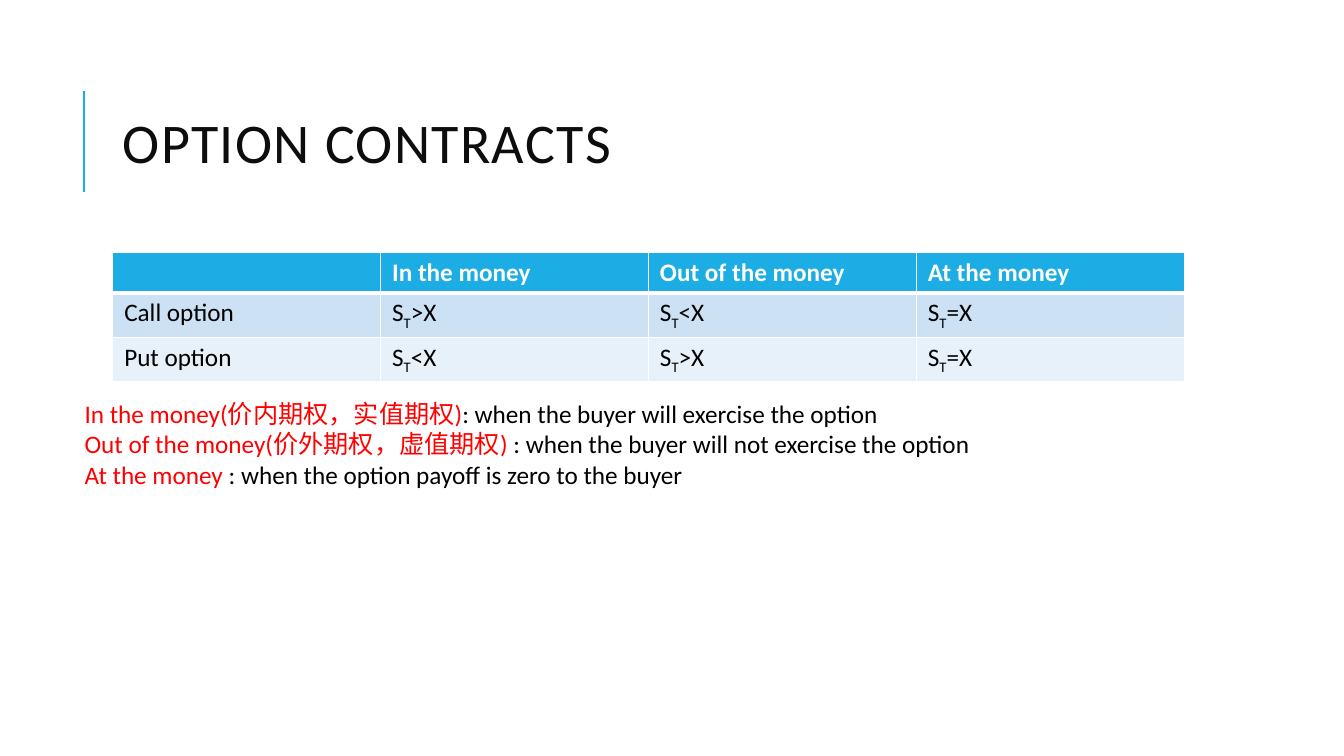
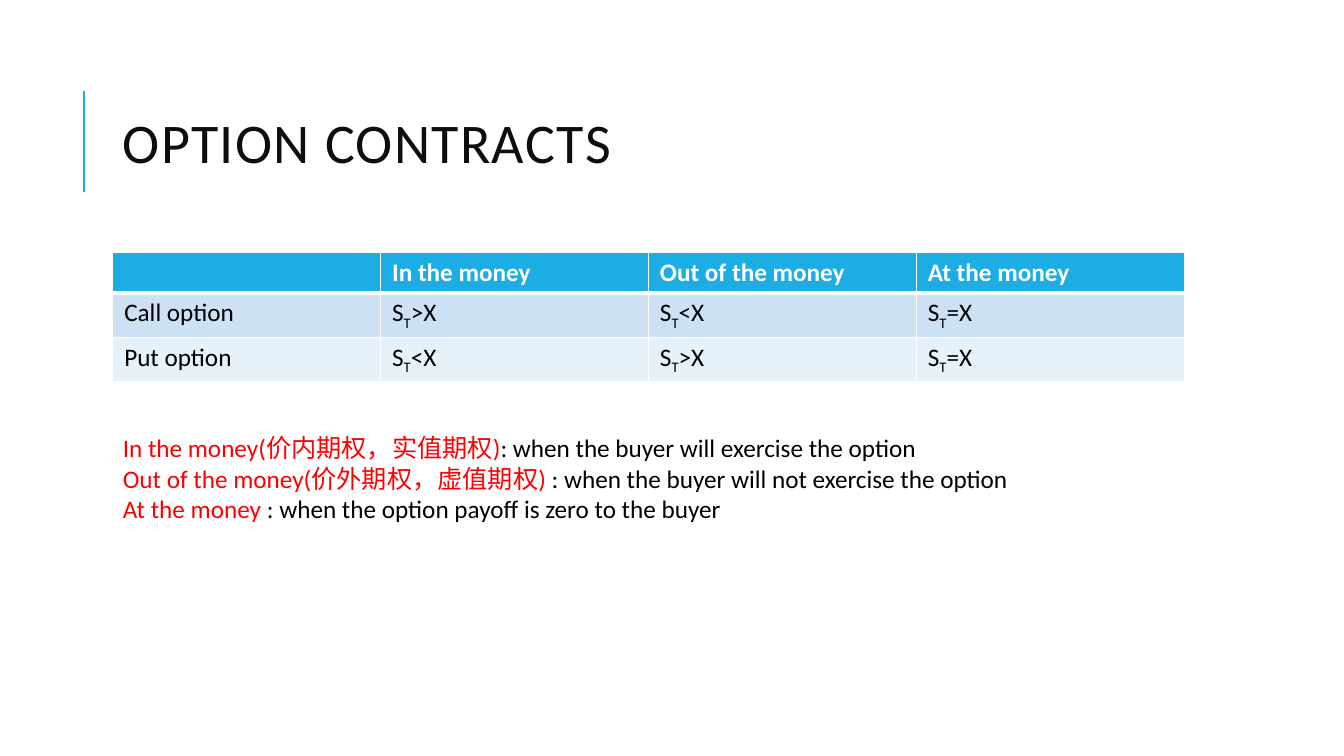
Before and after one commit to Isco0530/data, a slide deck: slide 38 of Derivatives.pptx. Drawn at 1344x756 pixels with LibreOffice and Linux fonts; fonts in the diff are those of the drawing. Boxes give left, top, right and bottom in pixels: in the first picture for what was removed or moved away, otherwise in the second. Text is boxed around its words. In the diff, an @@ line names an element or a change of style, - is before the commit and + after.

```diff
--- a/Derivatives.pptx
+++ b/Derivatives.pptx
@@ text "In the money(价内期权，实值期权): when the ...": place and size @@
-text "In the money(价内期权，实值期权): when the ..." at (85,403,969,488)
+text "In the money(价内期权，实值期权): when the ..." at (123,437,1007,522)
```
Also in this commit, not shown: 8 other slides changed.
